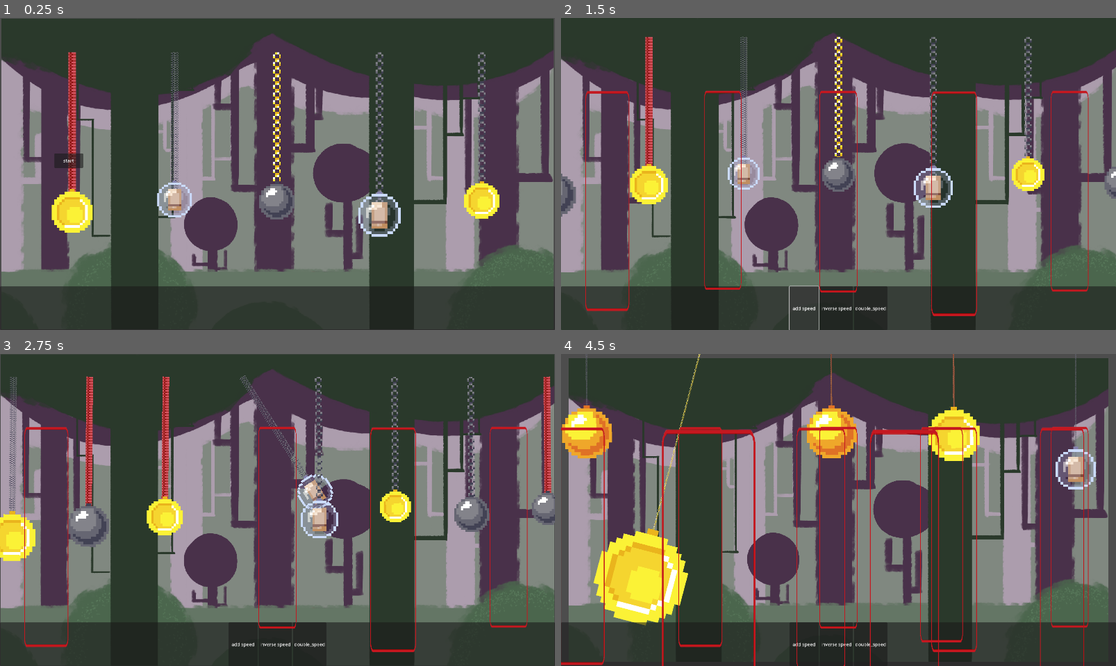
Above: before the commit, frames 1-4 (two rows, left to right).
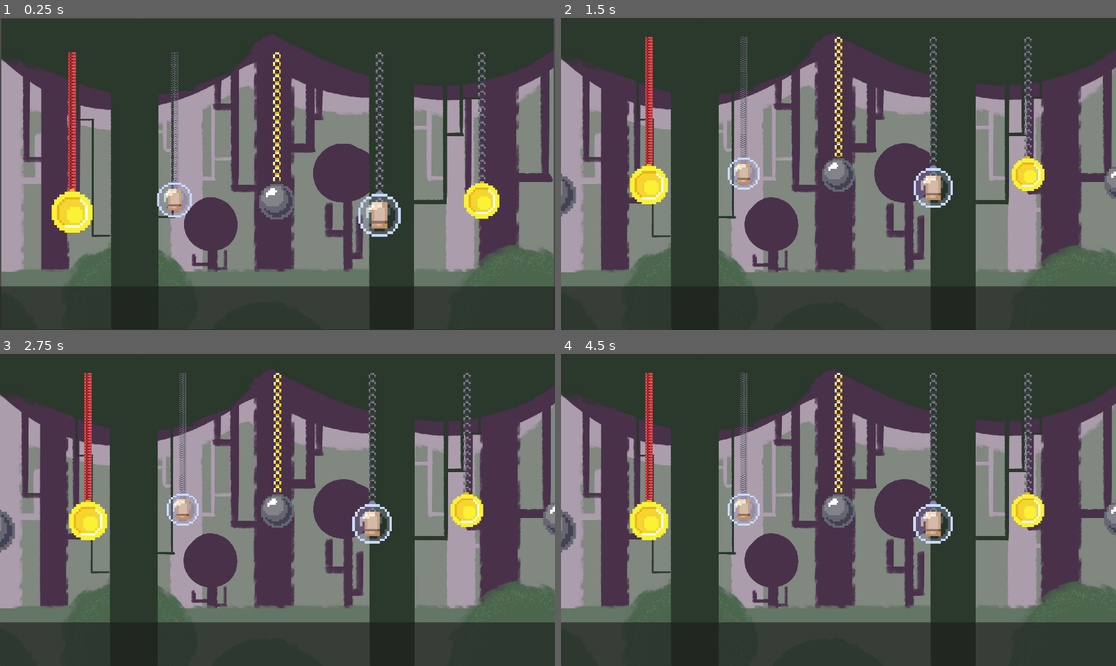
Above: after the commit, the same moments.

Repository: HEKEPOIU/gmtk_2024
Game: Godot game, scene res://scene/main.tscn
Same seed, same stepped clock (60 frames per second), same inputs: the game is played once before the commit and once after it.
Inputs (mouse positions are in pixels of both pictures, inside the frame that each line leads up to):
- Up to frame 1 (0.25 s): no input
- Up to frame 2 (1.5 s): click (627, 161) at 0.5 s, where only the run before the commit has a clickable "start"; click (805, 308) at 1.25 s, where only the run before the commit has a clickable "add speed"
- Up to frame 3 (2.75 s): click (160, 525) at 2.02 s
- Up to frame 4 (4.5 s): click (838, 644) at 2.75 s, where only the run before the commit has a clickable "inverse speed"; click (871, 644) at 3.5 s, where only the run before the commit has a clickable "double_speed"; click (605, 538) at 4.27 s

The runs differ from the first frame. In frame 1, 0.2% of the frame differs, in the area x 9-16%, y 43-49%; in frame 2, 1.8%; in frame 3, 12%; in frame 4, 29%, in the area x 0-100%, y 0-100%.
Error before the commit: Invalid access to property or key 'angular_velocity' on a base object of type 'Nil'. (res://src/ui/card/card_effect/double_speed_card.gd:8)

Commit message:
connect the main and card sys

Diff:
--- a/scene/main_ui.tscn
+++ b/scene/main_ui.tscn
@@ -11,23 +11,6 @@
 grow_vertical = 2
 mouse_filter = 1
 script = ExtResource("1_qae5q")
-
-[node name="StartUi" type="VBoxContainer" parent="."]
-layout_mode = 1
-anchors_preset = 4
-anchor_top = 0.5
-anchor_bottom = 0.5
-offset_top = -71.0
-offset_right = 476.0
-offset_bottom = 71.0
-grow_vertical = 2
-
-[node name="Start" type="Button" parent="StartUi"]
-custom_minimum_size = Vector2(100, 50)
-layout_mode = 2
-size_flags_horizontal = 4
-size_flags_vertical = 8
-text = "start"
 
 [node name="PanelContainer" type="PanelContainer" parent="."]
 layout_mode = 1
@@ -43,5 +26,3 @@
 layout_mode = 2
 size_flags_horizontal = 4
 alignment = 1
-
-[connection signal="button_up" from="StartUi/Start" to="." method="on_start_button_up"]
--- a/src/main.gd
+++ b/src/main.gd
@@ -21,7 +21,7 @@
 	pendulum_manager.init_pendulums()
 
 	canvas.on_card_click.connect((func() -> void: canvas.show_border(pendulum_manager.get_all_pendulum(), Vector2(1, 1))))
-	canvas.game_start.connect(func() -> void:
+	on_start.connect(func() -> void:
 		print('print list')
 		canvas.refresh_card_state([add_speed_card.new(), inverse_speed_card.new(), double_speed_card.new()]))
 
